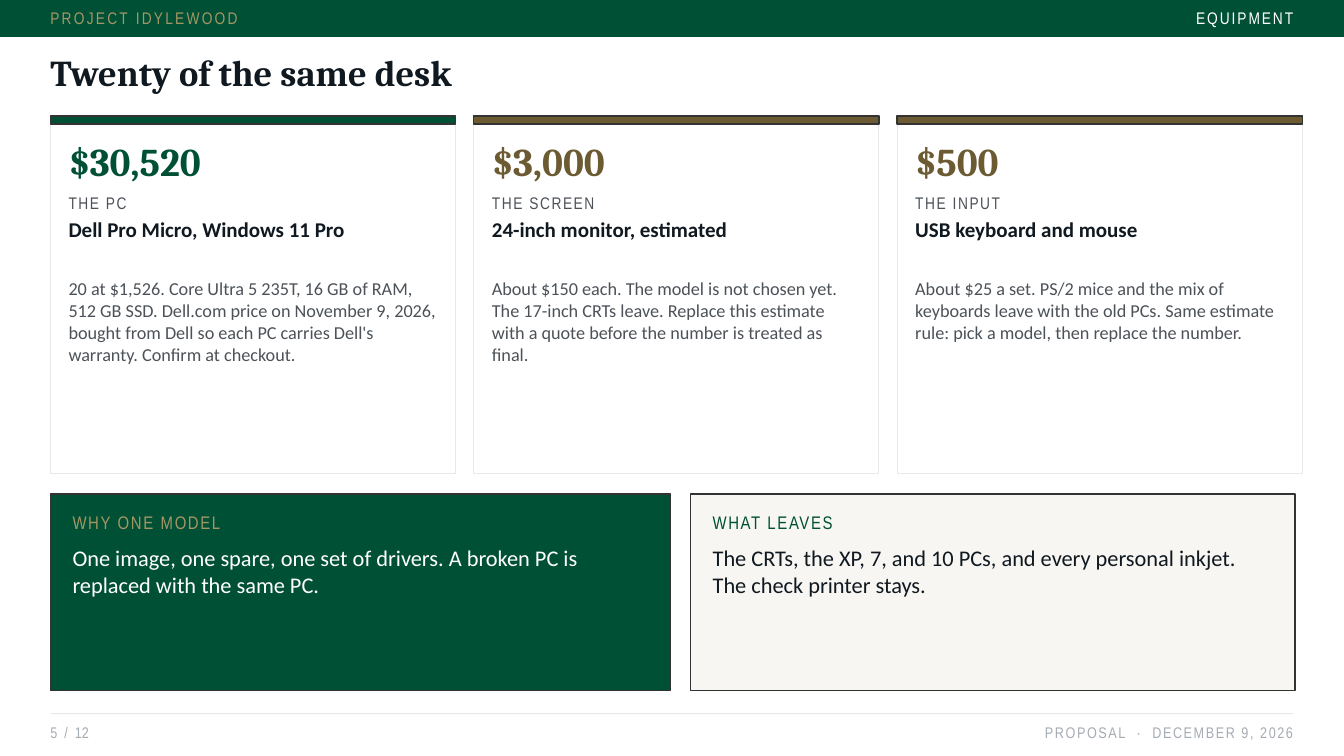
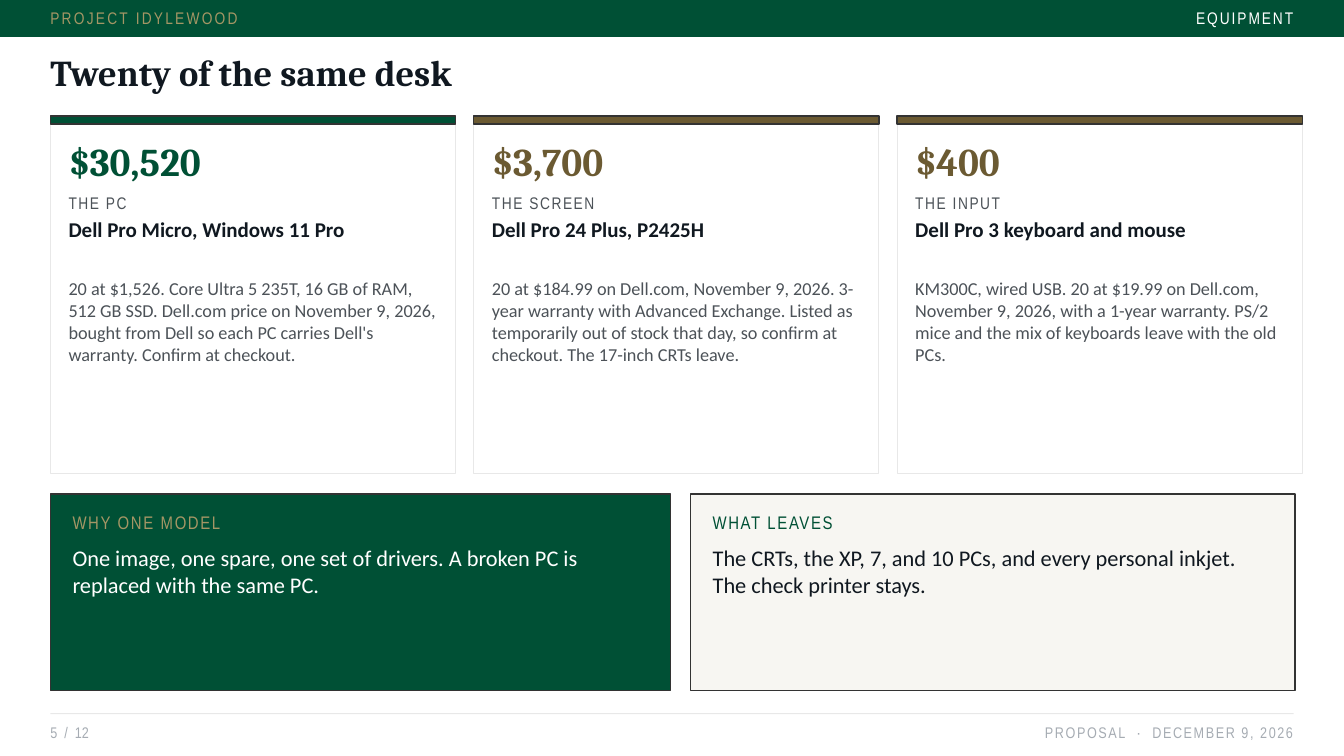
Before and after one commit to jxstjoeii/project-idylewood, a slide deck: slide 5 of slides/Project-Idylewood-Proposal.pptx. Drawn at 1344x756 pixels with LibreOffice and Linux fonts; fonts in the diff are those of the drawing. Boxes give left, top, right and bottom in pixels: in the first picture for what was removed or moved away, otherwise in the second. Text is boxed around its words. In the diff, an @@ line names an element or a change of style, - is before the commit and + after.

```diff
--- a/slides/Project-Idylewood-Proposal.pptx
+++ b/slides/Project-Idylewood-Proposal.pptx
@@ text at box(492, 147, 603, 182): text changed @@
-$3,000
+$3,700
@@ text at box(915, 147, 1000, 179): text changed @@
-$500
+$400
@@ text at box(492, 222, 704, 240): text changed @@
-24-inch monitor, estimated
+Dell Pro 24 Plus, P2425H
@@ text at box(915, 222, 1186, 241): text changed @@
-USB keyboard and mouse
+Dell Pro 3 keyboard and mouse
@@ text at box(492, 282, 854, 361): text changed @@
-About $150 each. The model is not chosen yet. The 17-inch CRTs leave. Replace this estimate with a quote before the number is treated as final.
+20 at $184.99 on Dell.com, November 9, 2026. 3-year warranty with Advanced Exchange. Listed as temporarily out of stock that day, so confirm at checkout. The 17-inch CRTs leave.
@@ text at box(915, 282, 1276, 361): text changed @@
-About $25 a set. PS/2 mice and the mix of keyboards leave with the old PCs. Same estimate rule: pick a model, then replace the number.
+KM300C, wired USB. 20 at $19.99 on Dell.com, November 9, 2026, with a 1-year warranty. PS/2 mice and the mix of keyboards leave with the old PCs.
```
Also in this commit, not shown: 6 other slides changed, 5 other files.
